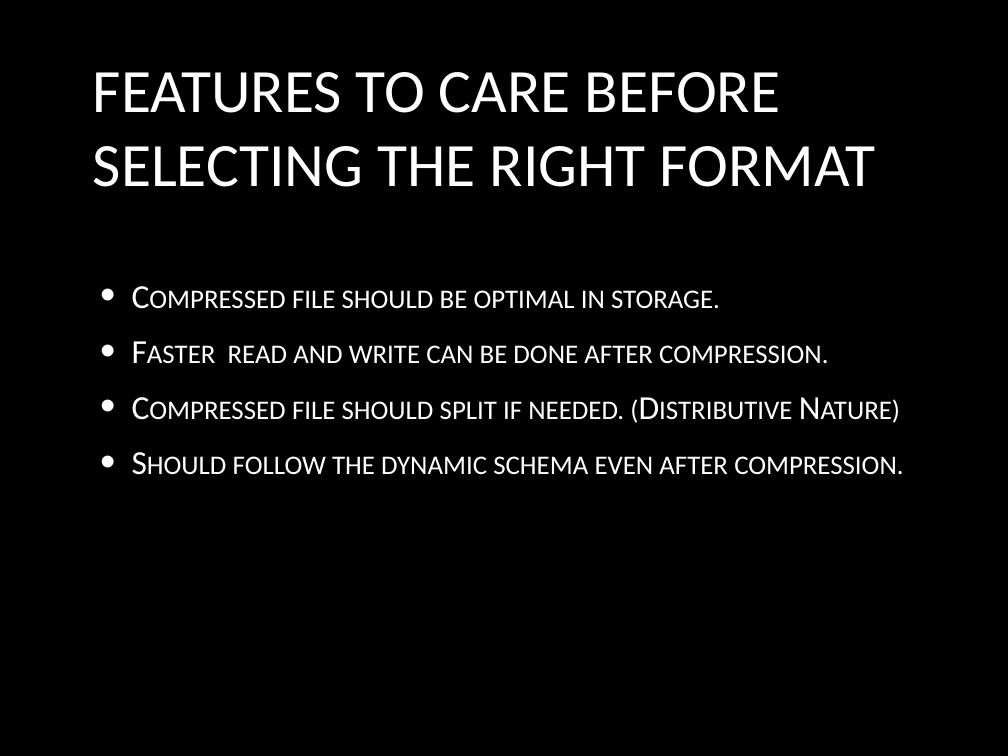
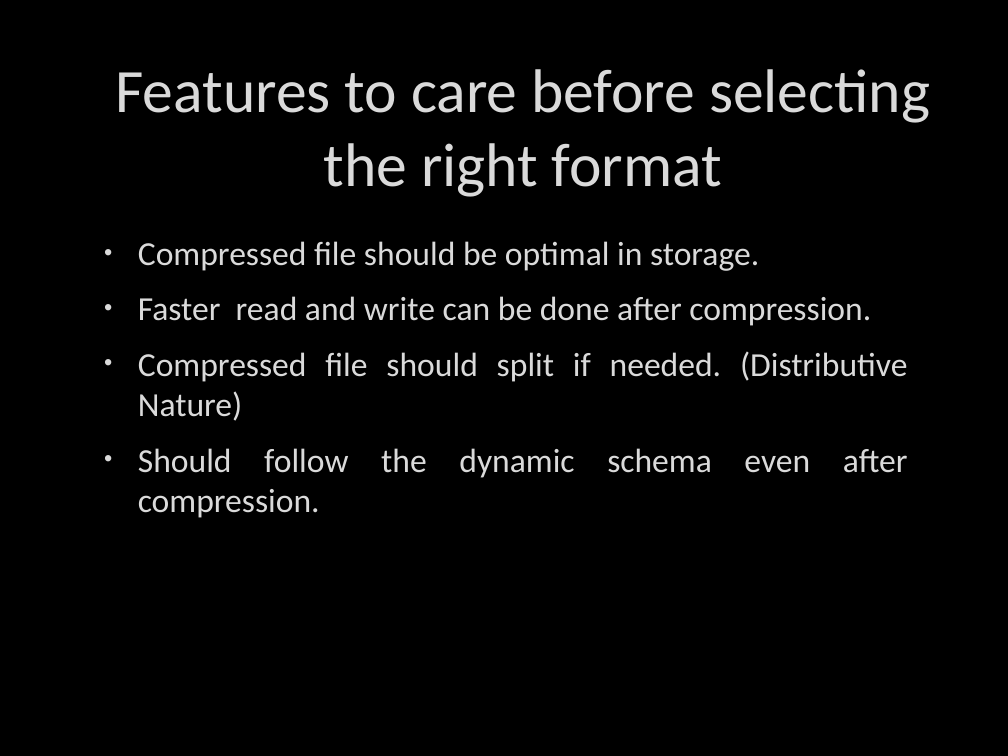
Before and after one commit to deshabhakt/Sem-II, a slide deck: slide 14 of BigDataAnalytics/Seminar/Final-everything/Team-3-BigDataAnalytics.pptx. Drawn at 1008x756 pixels with LibreOffice and Linux fonts; fonts in the diff are those of the drawing; background and template pictures are left out. Boxes give left, top, right and bottom in pixels: in the first picture for what was removed or moved away, otherwise in the second. Text is boxed around its words. In the diff, an @@ line names an element or a change of style, - is before the commit and + after.

```diff
--- a/BigDataAnalytics/Seminar/Final-everything/Team-3-BigDataAnalytics.pptx
+++ b/BigDataAnalytics/Seminar/Final-everything/Team-3-BigDataAnalytics.pptx
@@ title at [115,69,930,197]: text changed; text colour gradient #FFFFFF to #BFBFBF to #DADADA @@
-FEATURES TO CARE BEFORE SELECTING THE RIGHT FORMAT
+Features to care before selecting the right format
@@ text "Compressed file should be optimal ..." at [138,241,908,518]: text colour gradient #FFFFFF to #BFBFBF to #DADADA, letter outline none to #404040 0.75 pt, small capitals off; indent changed; bullet colour #FFFFFF to #DADADA; vertical alignment middle to top @@
```
Also in this commit, not shown: 29 other slides changed, 57 other files.
